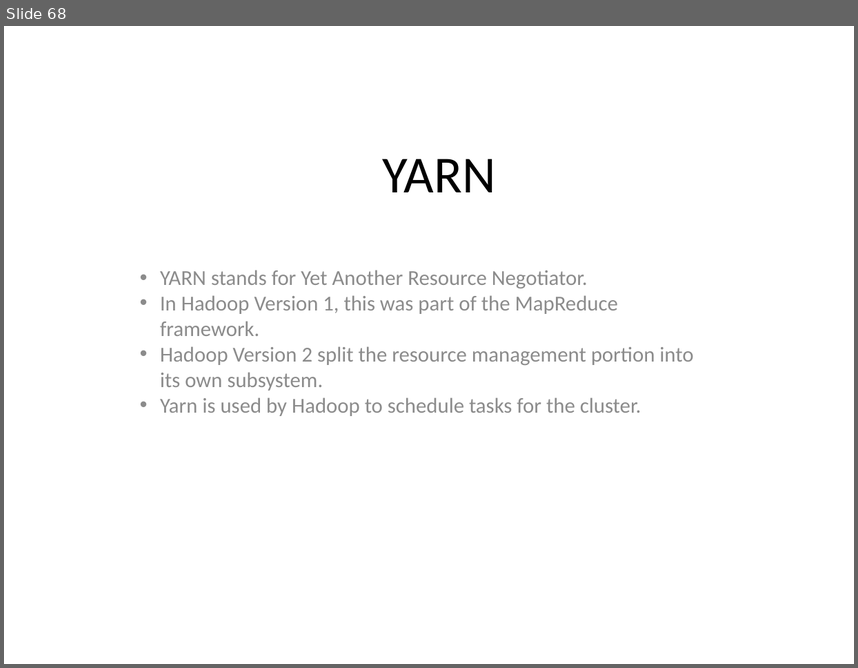
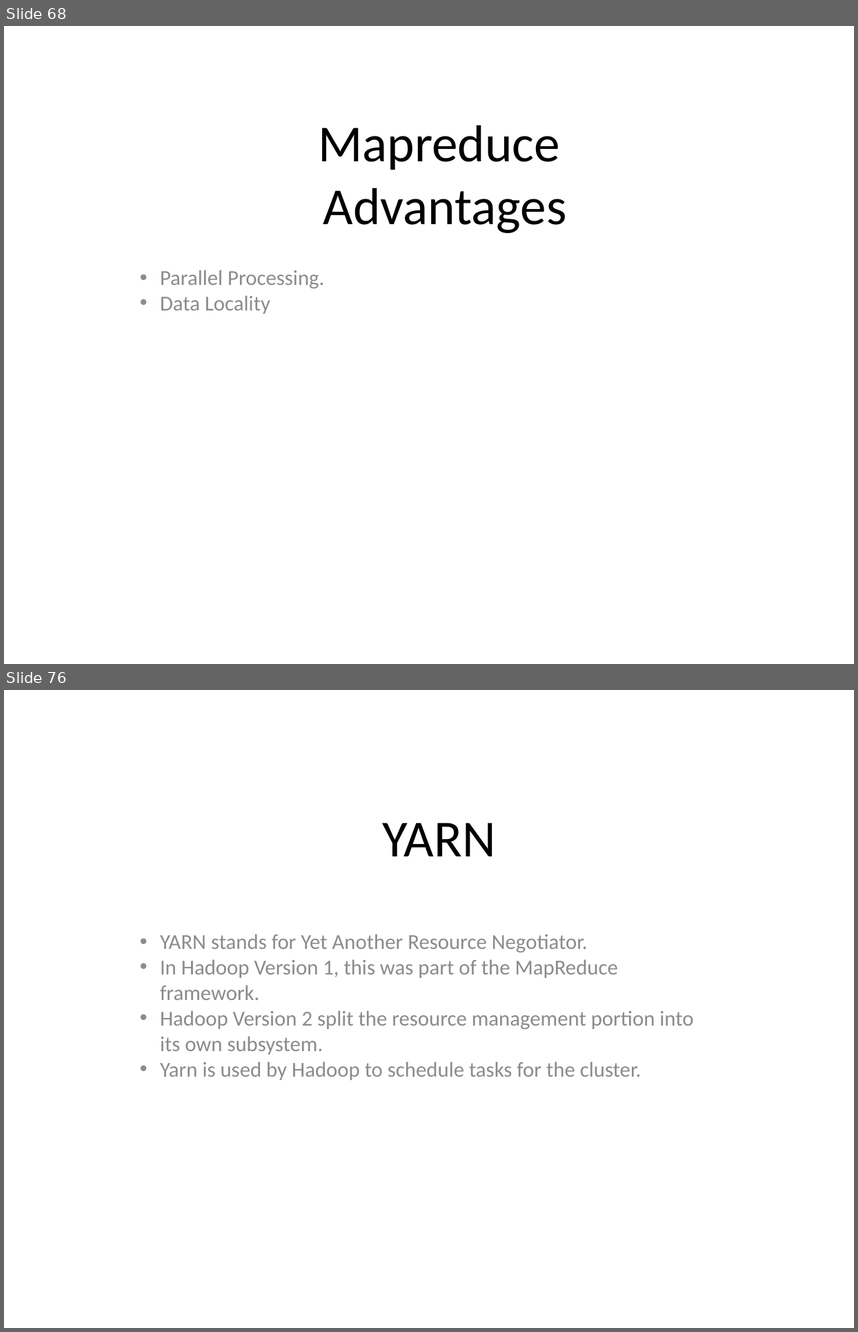
Before and after one commit to redmage123/hadoop, a slide deck: slides/The need for Big Data.pptx. Shown one above the other, each under a label of ours: slide 68 before the commit, slides 68 and 76 after it; the slides between them are not shown. The pictures are 858x668 and 858x1332 pixels, drawn with LibreOffice and Linux fonts; fonts in the diff are those of the drawing. Boxes give left, top, right and bottom in pixels: in the first picture for what was removed or moved away, otherwise in the second. Text is boxed around its words. In the diff, an @@ line names an element or a change of style, - is before the commit and + after.

```diff
--- a/slides/The need for Big Data.pptx
+++ b/slides/The need for Big Data.pptx
@@ slide 68 added at bbox=[4, 26, 854, 664], background #FFFFFF @@
@@ text added at bbox=[318, 125, 567, 233], 44 pt, text #000000 @@
+Mapreduce
+Advantages
@@ text added at bbox=[160, 270, 324, 314], 18 pt, text #8B8B8B @@
+• Parallel Processing.
+• Data Locality
@@ what was slide 68 is now slide 76 @@
```
Also in this commit, not shown: 7 other slides added, 4 other files.
